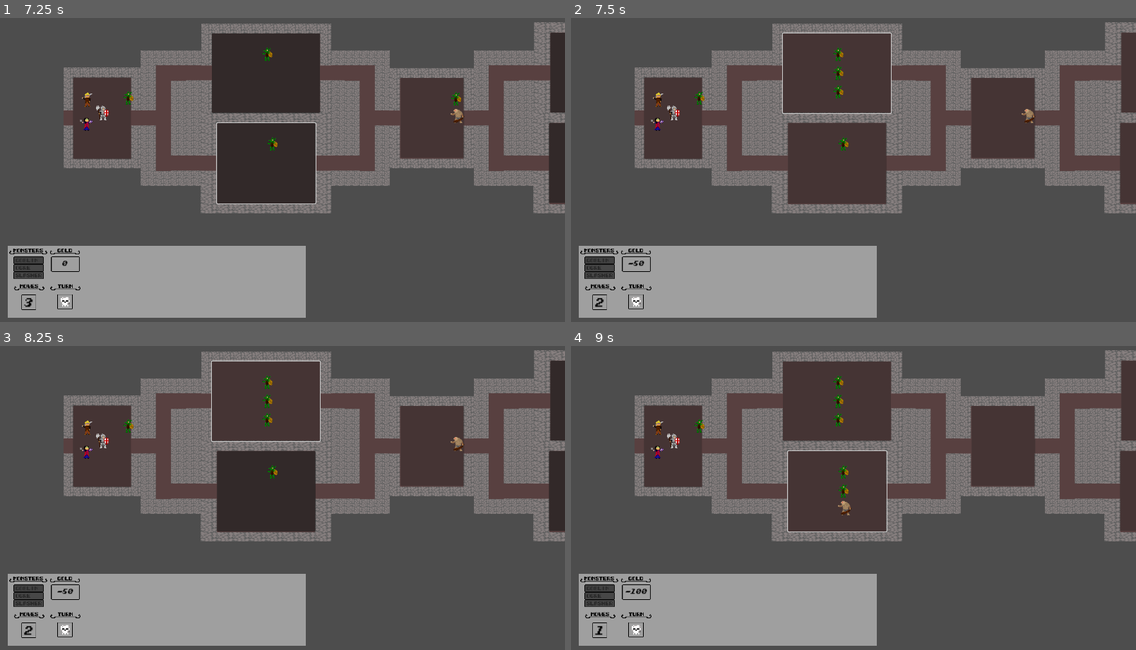
Above: before the commit, frames 1-4 (two rows, left to right).
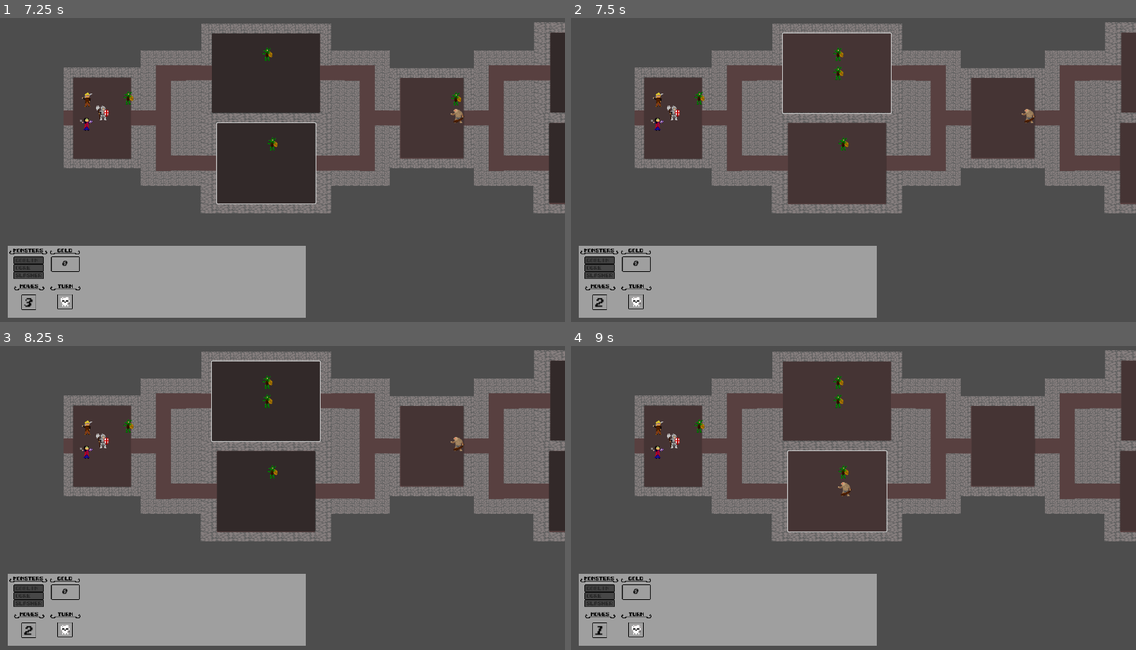
Above: after the commit, the same moments.

Repository: Gamnraa/GMTK-2023-Dungeon-Master
Game: Godot game, scene res://dungeon.tscn
The game is run twice, just before and just after one commit, with the same random seed, the same clock (stepped at 60 frames per second) and the same inputs.
Inputs (mouse positions are in pixels of both pictures, inside the frame that each line leads up to):
- Up to frame 1 (7.25 s): click (28, 261) at 0.5 s; click (548, 309) at 1.25 s; click (28, 261) at 2 s; click (203, 72) at 2.75 s; click (28, 261) at 3.5 s; click (203, 163) at 4.25 s; tap Enter at 5 s; move the mouse to (5, 106) at 5.02 s; click (5, 106) at 5.17 s; move the mouse to (124, 97) at 5.77 s; click (124, 97) at 5.92 s; tap Space at 6.5 s; move the mouse to (457, 100) at 6.52 s; click (457, 100) at 6.67 s
- Up to frame 2 (7.5 s): click (836, 72) at 7.25 s
- Up to frame 3 (8.25 s): tap Enter at 8 s; move the mouse to (457, 443) at 8.02 s; click (457, 443) at 8.17 s
- Up to frame 4 (9 s): click (836, 491) at 8.75 s

Frame 1 is identical in both runs. In frame 2, less than 0.1% of the frame differs, in the area x 10-49%, y 22-82%; in frame 3, 0.1%; in frame 4, 0.2%, in the area x 9-50%, y 22-82%.

Commit message:
Purchasing works

Diff:
--- a/dungeon.gd
+++ b/dungeon.gd
@@ -133,6 +133,23 @@
 	$HUD.get_node("ButtonX").show()
 	$HUD.get_node("CancelLabel").show()
 
+func on_purchase_goblin(room):
+	$Player.gold -= $HUD.goblin_cost
+	gold_changed.emit()
+
+	var mob = goblin_spawner.instantiate()
+	mob.move_to_room(room)
+	mob.on_lose_focus()
+	add_child(mob)
+
+	for r in get_tree().get_nodes_in_group("rooms"):
+		r.send_to_room.disconnect(on_purchase_goblin)
+		r.on_lose_focus()
+
+	$HUD.get_node("ButtonX").hide()
+	$HUD.get_node("CancelLabel").hide()
+
+
 func on_cancel_purchase():
 	for r in get_tree().get_nodes_in_group("rooms"):
 		r.send_to_room.disconnect(on_purchase_goblin)
@@ -140,17 +157,3 @@
 
 	$HUD.get_node("ButtonX").hide()
 	$HUD.get_node("CancelLabel").hide()
-
-func on_purchase_goblin(room):
-	$Player.gold -= $HUD.goblin_cost
-	gold_changed.emit()
-
-	var mob = goblin_spawner.instantiate()
-	mob.move_to_room(room)
-	add_child(mob)
-
-	for r in get_tree().get_nodes_in_group("rooms"):
-		r.on_lose_focus()
-
-	$HUD.get_node("ButtonX").hide()
-	$HUD.get_node("CancelLabel").hide()
